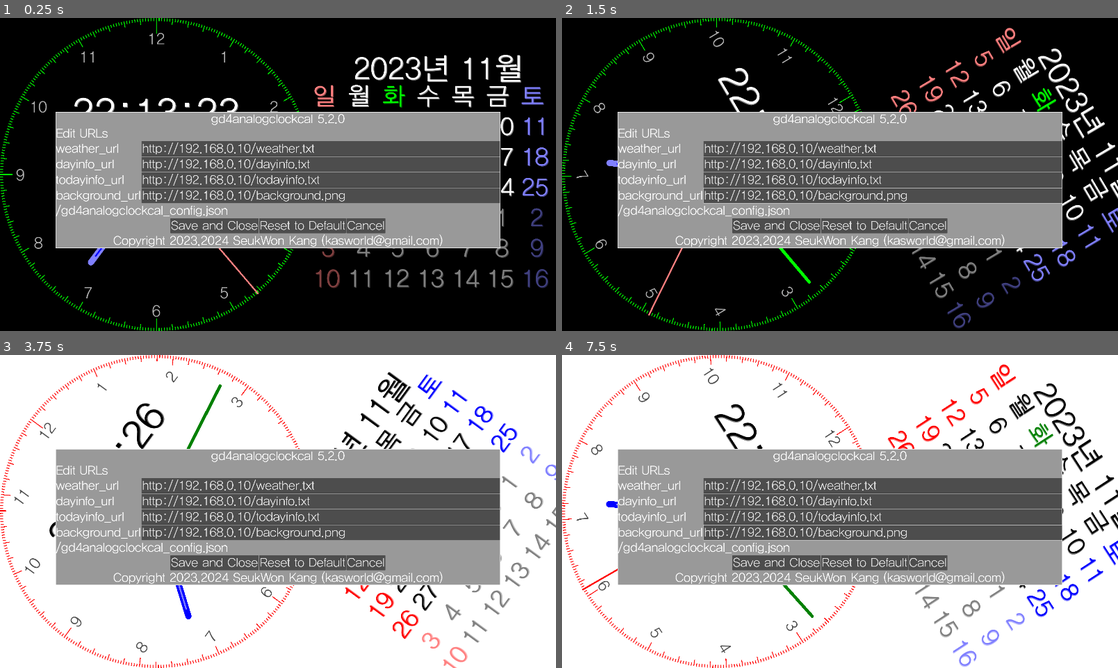
Above: before the commit, frames 1-4 (two rows, left to right).
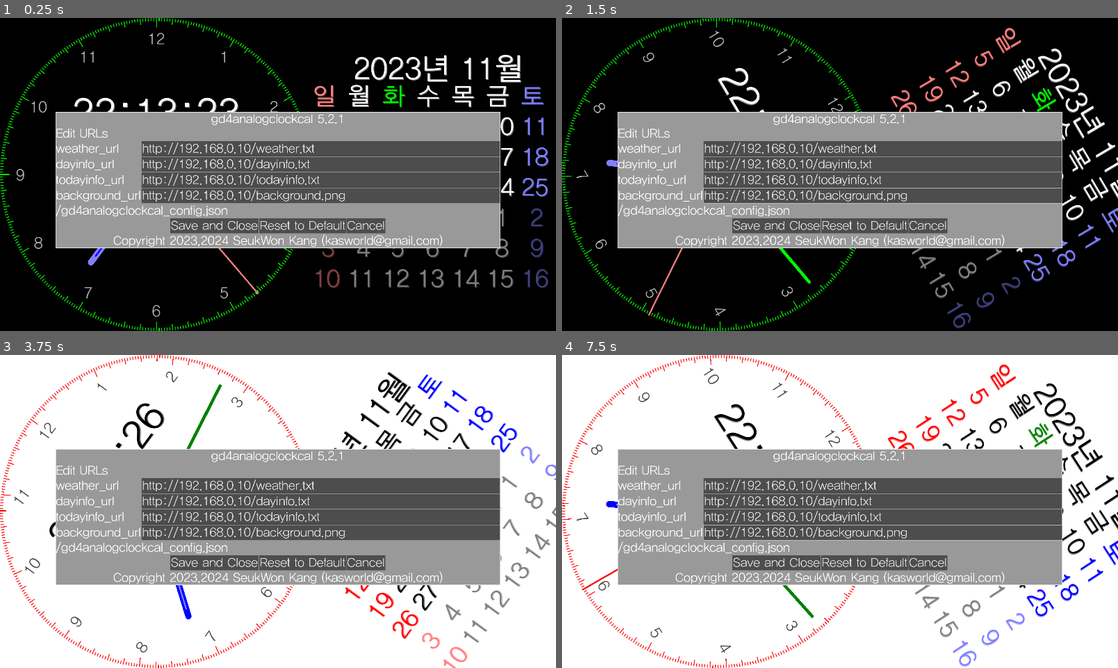
Above: after the commit, the same moments.

Repository: kasworld/gd4analogclockcal
Game: Godot game, scene res://main.tscn
Two runs of this game, one before a commit and one after it. Both use one fixed random seed, a clock stepped at 60 frames per second and the inputs below.
Inputs (mouse positions are in pixels of both pictures, inside the frame that each line leads up to):
- Up to frame 1 (0.25 s): no input
- Up to frame 2 (1.5 s): tap Enter at 0.5, 0.6, 1.35 s; move the mouse to (962, 158) at 0.52 s; click (962, 158) at 0.67 s; move the mouse to (728, 190) at 1.27 s; click (728, 190) at 1.42 s
- Up to frame 3 (3.75 s): move the mouse to (333, 442) at 2.02 s; tap Enter at 2.1, 2.85, 3.6 s; click (333, 442) at 2.17 s; move the mouse to (250, 574) at 2.77 s; click (250, 574) at 2.92 s; move the mouse to (444, 558) at 3.52 s; click (444, 558) at 3.67 s
- Up to frame 4 (7.5 s): move the mouse to (673, 464) at 4.27 s; tap Enter every 0.75 s from 4.35 to 7.35 s; click (673, 464) at 4.42 s; move the mouse to (867, 511) at 5.02 s; click (867, 511) at 5.17 s; move the mouse to (756, 433) at 5.77 s; click (756, 433) at 5.92 s; move the mouse to (962, 495) at 6.52 s; click (962, 495) at 6.67 s; move the mouse to (728, 527) at 7.27 s; click (728, 527) at 7.42 s

The runs differ from the first frame. In frame 1, less than 0.1% of the frame differs, in the area x 1-62%, y 2-98%; in frame 2, less than 0.1%; in frame 3, less than 0.1%, in the area x 6-62%, y 12-88%; in frame 4, less than 0.1%.
Error in both runs: Attempt to call function 'store_line' in base 'null instance' on a null instance. (res://global/config.gd:13)

Commit message:
adjust dial line

Diff:
--- a/analog_dial/analog_dial.gd
+++ b/analog_dial/analog_dial.gd
@@ -12,11 +12,11 @@
 	for i in range(0,360):
 		var rad = deg_to_rad(i+180)
 		var r1 :float
-		if i == 0:
-			r1 = r*0.9
-		elif i % 90 == 0:
-			r1 = r*0.92
-		elif i % 30 == 0 :
+		#if i == 0:
+			#r1 = r*0.9
+		#elif i % 90 == 0:
+			#r1 = r*0.92
+		if i % 30 == 0 :
 			r1 = r*0.94
 		elif i % 6 == 0 :
 			r1 = r*0.96
--- a/main.gd
+++ b/main.gd
@@ -13,7 +13,7 @@
 	]
 
 var config = {
-	"version" : "gd4analogclockcal 5.2.0",
+	"version" : "gd4analogclockcal 5.2.1",
 	"weather_url" : "http://192.168.0.10/weather.txt",
 	"dayinfo_url" : "http://192.168.0.10/dayinfo.txt",
 	"todayinfo_url" : "http://192.168.0.10/todayinfo.txt",
